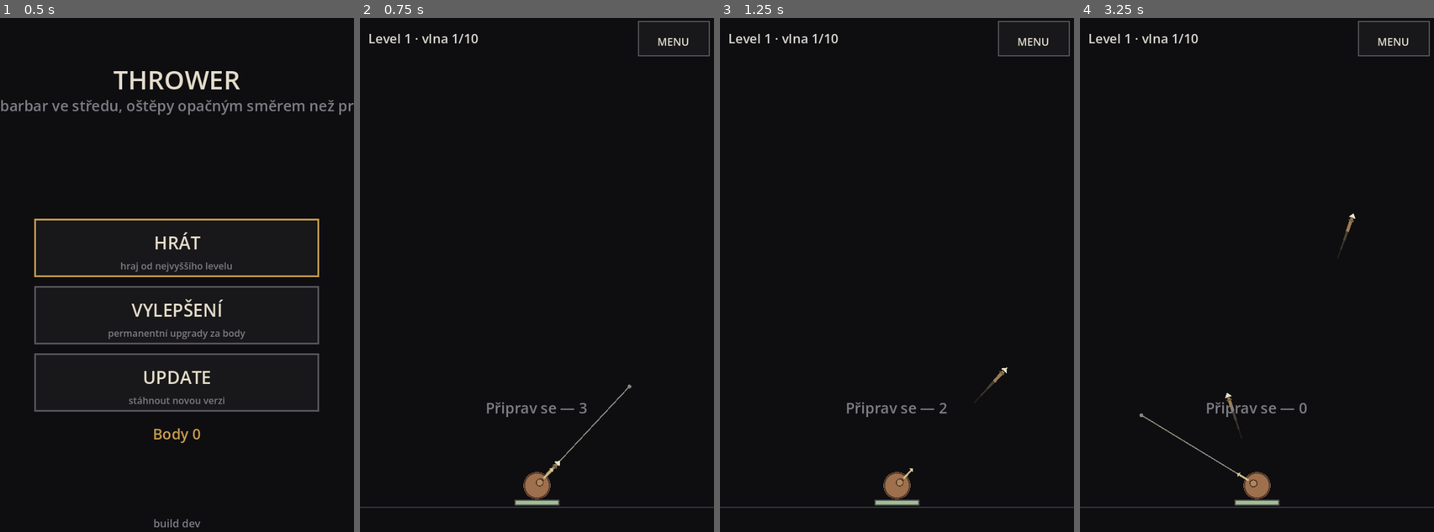
Above: before the commit, frames 1-4 (left to right).
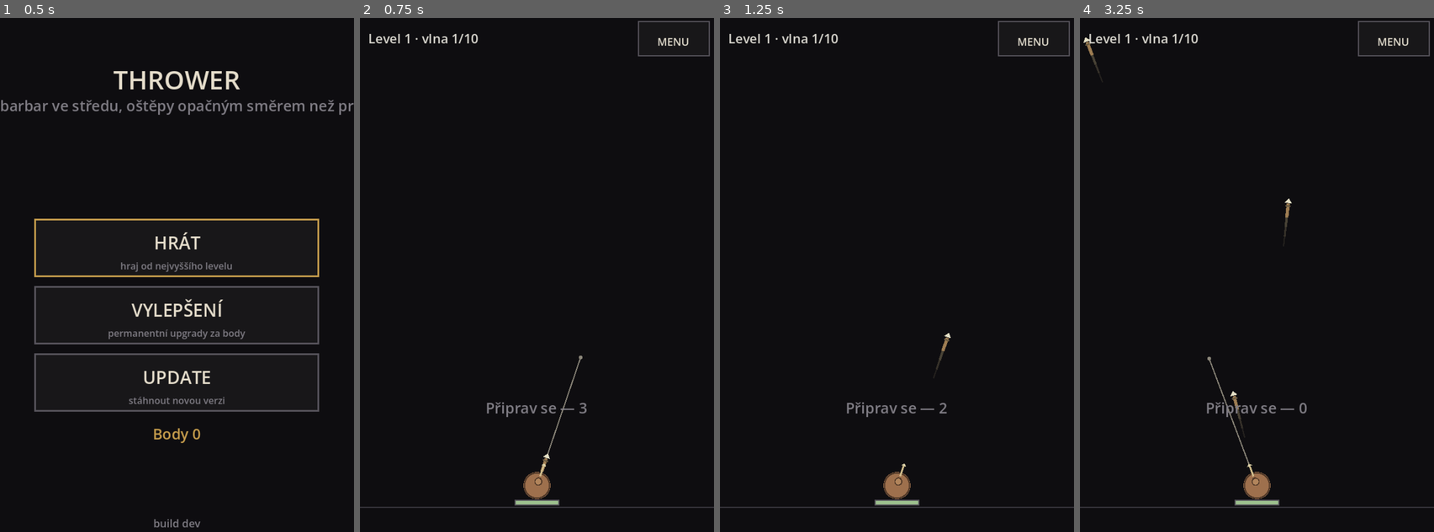
Above: after the commit, the same moments.

Repository: jankoznar94/dark-story
Game: Godot game, scene res://main.tscn
Two runs of this game, one before a commit and one after it. Both use one fixed random seed, a clock stepped at 60 frames per second and the inputs below.
Inputs (mouse positions are in pixels of both pictures, inside the frame that each line leads up to):
- Up to frame 1 (0.5 s): no input
- Up to frame 2 (0.75 s): tap Enter at 0.5 s; move the mouse to (614, 259) at 0.52 s; click (614, 259) at 0.67 s
- Up to frame 3 (1.25 s): no input
- Up to frame 4 (3.25 s): drag from (1186, 310) to (1239, 388) at 1.27 s; move the mouse to (1292, 167) at 2.02 s; click (1292, 167) at 2.17 s; drag from (1239, 388) to (1150, 203) at 2.77 s

Frame 1 is identical in both runs. In frame 2, 0.3% of the frame differs, in the area x 46-77%, y 65-94%; in frame 3, 0.2%; in frame 4, 0.6%, in the area x 0-78%, y 3-94%.

Commit message:
Thrower: mireni presne smerem od barbara k prstu (prst pred nim), oriznute na 180°

Diff:
--- a/scripts/game.gd
+++ b/scripts/game.gd
@@ -49,10 +49,6 @@
 var enemies: Array = []
 var spears: Array = []
 var aiming: bool = false
-# SIRKA "LUKU": na kolik pixelu do strany se mapuje celych 180°. Je to skoro
-# cela sirka displeje, aby sel smer menit jemne - pri starem pocitani uhlu
-# z polohy prstu byl pouzitelny jen maly pruh POD bojovnikem.
-var aim_span: float = 250.0
 var aim: Vector2 = Vector2.UP
 var fire_left: float = 0.0
 var spawn_left: float = 0.0
@@ -82,10 +78,6 @@
 		arena = a
 	else:
 		arena = Rect2(c.x - r * 2.0, c.y - r * 2.2, r * 4.0, r * 2.2)
-	# CELYCH 180° se rozlozi na temer celou sirku displeje. Hrac tak nemusi
-	# mirit v uzouckem pruhu pod bojovnikem - prst muze mit kdekoliv a smer
-	# meni plynule po velke plose.
-	aim_span = maxf(field_r, arena.size.x * 0.46)
 
 
 # ------------------------------------------------------------------ PARAMETRY
@@ -206,14 +198,17 @@
 
 # ------------------------------------------------------------------ VSTUP
 
-# MIREni PRIMO: PRST UKAZUJE, KAM SE MA HODIT. Driv to bylo opacne ("luk"),
-# ale na mobilu je primy smer citelnejsi - hrac polozi prst na nepritele a
-# ostep tam leti. Prevod zustava linearni pres celou sirku (180° na `aim_span`),
-# takze jemnost je stejna jako u opacneho mireni.
+# MIREni PRIMO PRSTEM PRED BOJOVNIKEM: smer je presne ten, kterym prst lezi
+# od barbara (Jan, Oct 2026: "bude střílet tam, kam ukazuje prst. Přímo").
+# Uhel se orizne na 180° dopredu, takze se nikdy neotoci zpet k sobe.
 func aim_at(pos: Vector2) -> void:
-	var span: float = maxf(1.0, aim_span)
-	var dx: float = clampf((pos.x - center.x) / span, -1.0, 1.0)
-	aim = Vector2.from_angle(-PI * 0.5 + dx * PI * 0.5)
+	var d: Vector2 = pos - center
+	if d.length() <= 0.001:
+		aiming = true
+		return
+	var rel: float = wrapf(d.angle() + PI * 0.5, -PI, PI)
+	rel = clampf(rel, -PI * 0.5, PI * 0.5)
+	aim = Vector2.from_angle(-PI * 0.5 + rel)
 	aiming = true
 
 
--- a/tools/test_core.gd
+++ b/tools/test_core.gd
@@ -64,39 +64,37 @@
 		t += dt
 
 
-# 1) PRST UKAZUJE, KAM SE HAZE. Bojovnik stoji na spodku a haze JEN DOPREDU
-#    (nahoru); 180° je rozlozeno lineárně pres celou sirku displeje.
+# 1) PRST PRED BOJOVNIKEM UKAZUJE PRIMO SMER HODU. Bojovnik stoji na spodku a
+#    haze jen dopredu; uhel je oriznuty na 180°.
 func _test_aim_opposite() -> void:
 	var g: Game = _fresh()
-	g.aim_at(Vector2(g.center.x + g.aim_span, g.center.y))
+	g.aim_at(g.center + Vector2(0.0, -400.0))
+	_check(g.aim.y < -0.99 and absf(g.aim.x) < 0.01,
+		"prst nad bojovnikem neznamena strelbu vzhuru (%.2f, %.2f)" % [g.aim.x, g.aim.y])
+	g.aim_at(g.center + Vector2(400.0, 0.0))
 	_check(g.aim.x > 0.99 and absf(g.aim.y) < 0.01,
-		"kraj vpravo neznamena strelbu vpravo (%.2f, %.2f)" % [g.aim.x, g.aim.y])
-	g.aim_at(Vector2(g.center.x - g.aim_span, g.center.y))
+		"prst vpravo neznamena strelbu vpravo (%.2f, %.2f)" % [g.aim.x, g.aim.y])
+	g.aim_at(g.center + Vector2(-400.0, 0.0))
 	_check(g.aim.x < -0.99 and absf(g.aim.y) < 0.01,
-		"kraj vlevo neznamena strelbu vlevo (%.2f, %.2f)" % [g.aim.x, g.aim.y])
-	# PRST UPROSTRED = STRELBA VZHURU, i kdyz je vysoko nad bojovnikem. To je
-	# cely point opravy: mirit se da z velke plochy, ne z pruhu pod barbarem.
-	g.aim_at(Vector2(g.center.x, g.center.y - 400.0))
-	_check(absf(g.aim.x) < 0.01 and g.aim.y < -0.99,
-		"prst uprostred nahore neznamena strelbu vzhuru (%.2f, %.2f)" % [g.aim.x, g.aim.y])
-	# VYSKA PRSTU NIC NEDELA - stejne X = stejny smer.
-	var a1: Vector2 = g.aim
-	g.aim_at(Vector2(g.center.x + 40.0, g.center.y + 60.0))
-	g.aim_at(Vector2(g.center.x + 40.0, g.center.y - 400.0))
-	_check(g.aim.distance_to(Vector2.from_angle(-PI * 0.5 + (40.0 / g.aim_span) * PI * 0.5)) < 0.001
-		and a1.distance_to(g.aim) > 0.001, "vyska prstu meni smer strelby")
-	# JEMNOST: 1 % sirky luku = necele 2° - na velke plose se miri detailne.
-	g.aim_at(Vector2(g.center.x, g.center.y - 300.0))
+		"prst vlevo neznamena strelbu vlevo (%.2f, %.2f)" % [g.aim.x, g.aim.y])
+	# SIKMO: smer je presne tam, kde prst lezi.
+	g.aim_at(g.center + Vector2(g.field_r, -g.field_r))
+	_check(g.aim.x > 0.6 and g.aim.y < -0.6, "sikmy smer neodpovida prstu (%.2f, %.2f)"
+		% [g.aim.x, g.aim.y])
+	# VZDALENOST PRSTU NIC NEMENI - rozhoduje jen uhel.
+	g.aim_at(g.center + Vector2(0.3 * g.field_r, -0.3 * g.field_r))
+	var near: Vector2 = g.aim
+	g.aim_at(g.center + Vector2(2.0 * g.field_r, -2.0 * g.field_r))
+	_check(near.distance_to(g.aim) < 0.001, "vzdalenost prstu meni smer strelby")
+	# PRST ZA BOJOVNIKEM: smer se ohne na horizontalu, nikdy se neotoci dozadu.
+	g.aim_at(g.center + Vector2(0.2 * g.field_r, 300.0))
+	_check(g.aim.y <= 0.001, "smer strelby se otocil dozadu (%.2f, %.2f)" % [g.aim.x, g.aim.y])
+	# JEMNOST PRI MIRENI VZHURU: 7 px do strany na 400 px = necele 1,2°.
+	g.aim_at(g.center + Vector2(0.0, -400.0))
 	var up: Vector2 = g.aim
-	g.aim_at(Vector2(g.center.x + g.aim_span * 0.01, g.center.y - 300.0))
+	g.aim_at(g.center + Vector2(7.0, -400.0))
 	var moved: float = rad_to_deg(absf(up.angle_to(g.aim)))
-	_check(moved < 1.2, "1 %% sirky pohne smerem o %.2f° - moc hrube" % moved)
-	# ...a cely rozsah je opravdu 180°.
-	g.aim_at(Vector2(g.center.x - g.aim_span, g.center.y))
-	var left_aim: Vector2 = g.aim
-	g.aim_at(Vector2(g.center.x + g.aim_span, g.center.y))
-	_check(absf(absf(rad_to_deg(left_aim.angle_to(g.aim))) - 180.0) < 1.5,
-		"cely rozsah neni 180° (%.1f°)" % rad_to_deg(left_aim.angle_to(g.aim)))
+	_check(moved < 1.2, "7 px pohne smerem o %.2f° - moc hrube" % moved)
 
 
 # 2) BEZ PRSTU SE NEHAZI.
@@ -117,7 +115,7 @@
 
 func _test_spear_hits() -> void:
 	var g: Game = _fresh()
-	g.aim_at(Vector2(g.center.x - g.aim_span, g.center.y))
+	g.aim_at(g.center + Vector2(-400.0, 0.0))
 	var e: Dictionary = _place(g, 0.30, PI, 50.0)
 	g.step(1.0 / 120.0)
 	_check(g.spears.size() > 0, "po mireni neleti zadny ostep")
@@ -136,7 +134,7 @@
 func _test_ricochet() -> void:
 	var g: Game = _fresh()
 	g.profile.perm["ric"] = 2
-	g.aim_at(Vector2(g.center.x - g.aim_span, g.center.y))
+	g.aim_at(g.center + Vector2(-400.0, 0.0))
 	var a: Dictionary = _place(g, 0.30, PI, 30.0)
 	var b: Dictionary = _place(g, 0.30, PI * 0.9, 30.0)
 	_tick(g, 0.7)
@@ -182,6 +180,6 @@
 	var g: Game = _fresh()
 	# perm 2 = zaklad 1 + 2 = 3 ostepy v jednom hodu.
 	g.profile.perm["shots"] = 2
-	g.aim_at(Vector2(g.center.x - g.aim_span, g.center.y))
+	g.aim_at(g.center + Vector2(-400.0, 0.0))
 	g.step(1.0 / 120.0)
 	_check(g.spears.size() == 3, "tri ostepy v hodu nejsou tri (%d)" % g.spears.size())
